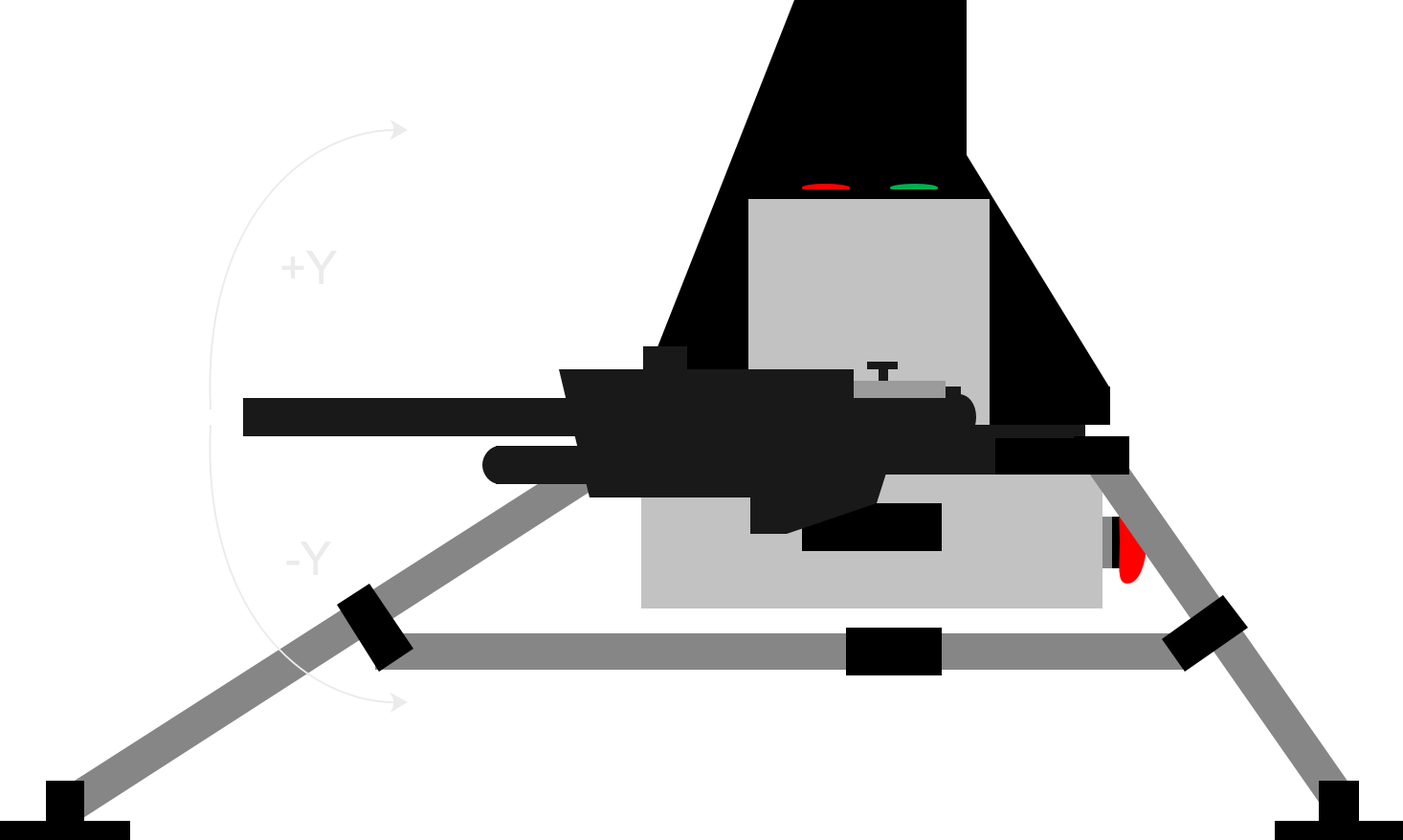
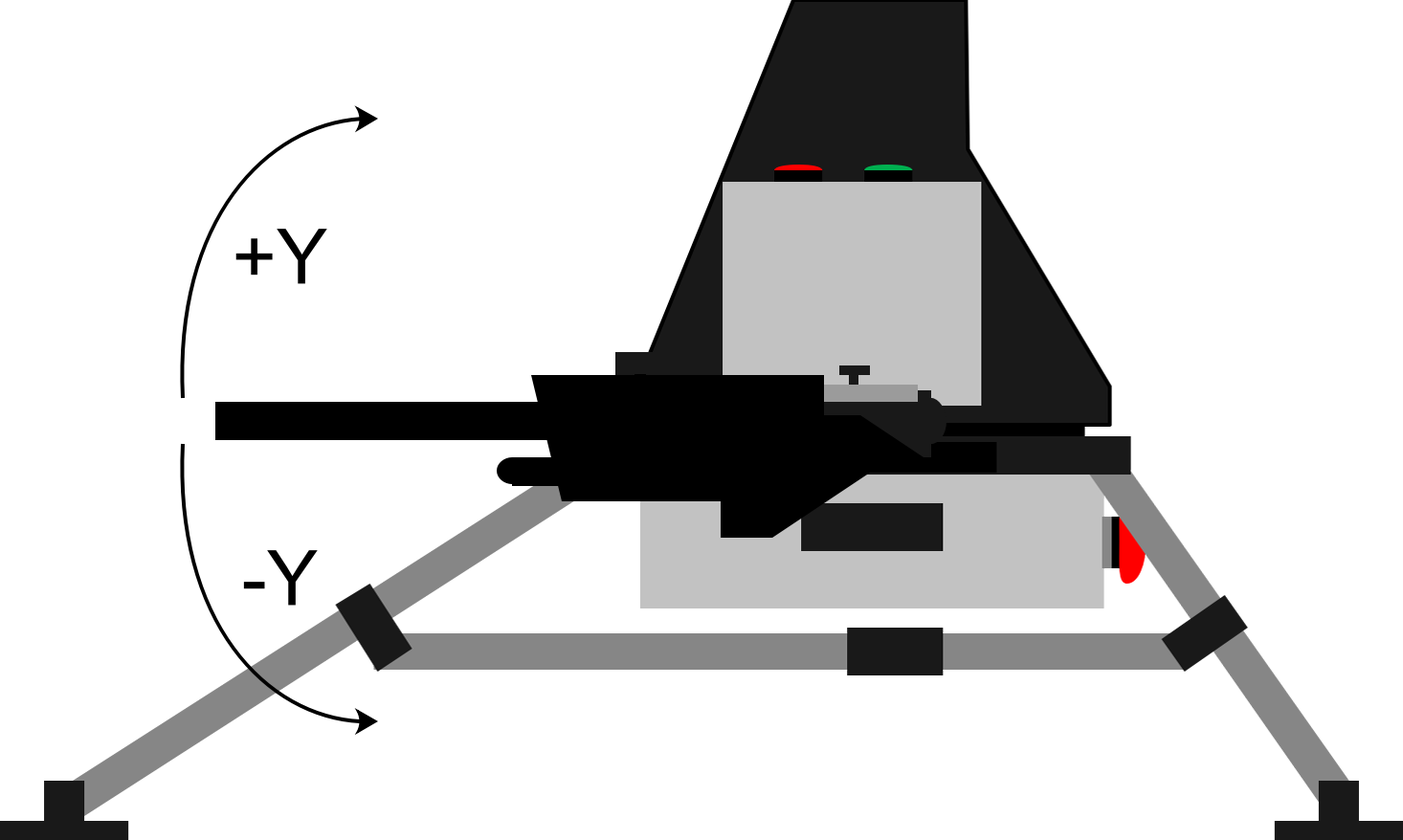
Two versions of the same layered image (1403x840). Layer-by-layer changes:
removed layer "Ebene 6" over <box>633,370,769,464</box>
removed layer "Ebene 5" over <box>208,118,977,715</box>
added layer "Ebene 3" above "Ebene 4" over <box>634,374,769,467</box>
painted on "Ebene 4" over <box>0,0,1403,840</box>
added layer "Ebene 1" above "Hintergrund" over <box>0,0,1403,840</box>
